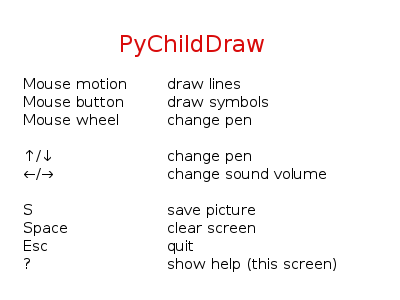
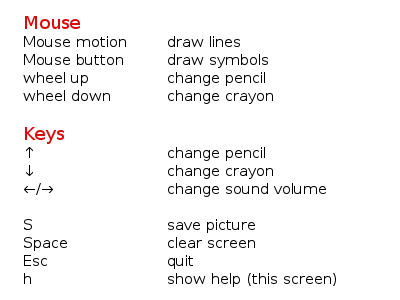
Two versions of the same layered image (400x300). Layer-by-layer changes:
renamed "PyChildDraw ..." to "Mouse ...", painted on it over [23, 16, 336, 287]
